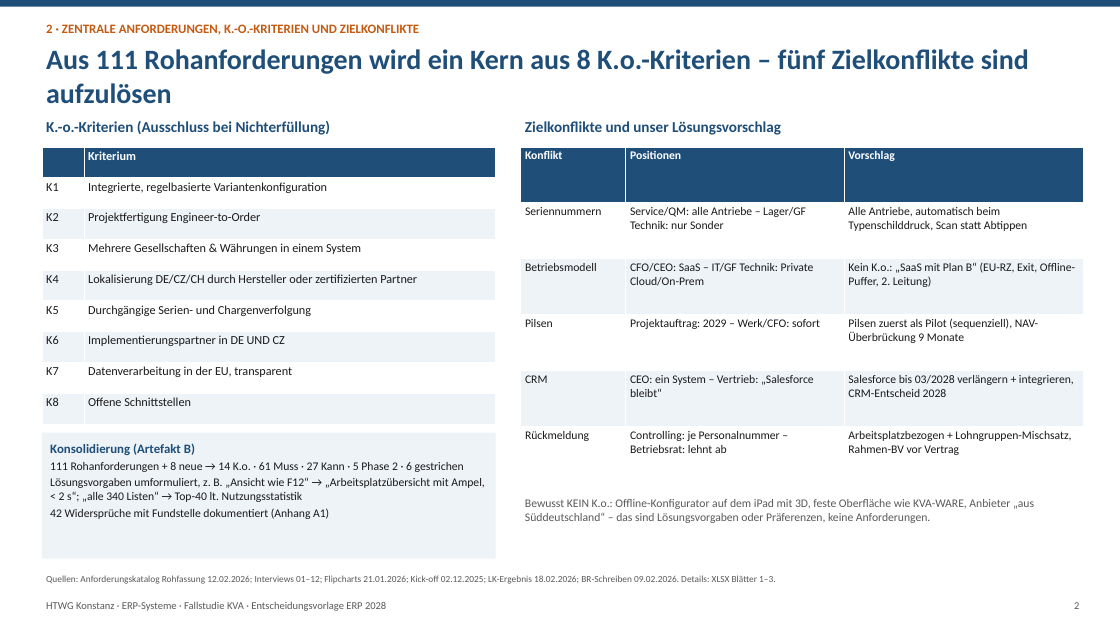
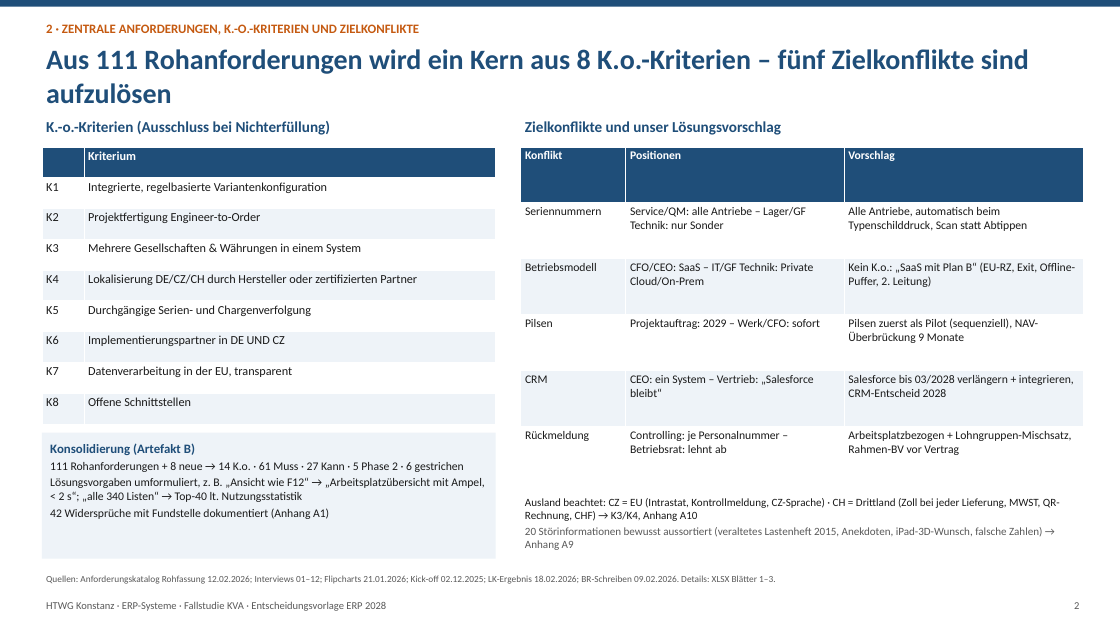
Before and after one commit to Layl10/ERP-Systeme, a slide deck: slide 2 of Abgabe/KVA_ERP2028_Management-Praesentation.pptx. Drawn at 1120x630 pixels with LibreOffice and Linux fonts; fonts in the diff are those of the drawing. Boxes give left, top, right and bottom in pixels: in the first picture for what was removed or moved away, otherwise in the second. Text is boxed around its words. In the diff, an @@ line names an element or a change of style, - is before the commit and + after.

```diff
--- a/Abgabe/KVA_ERP2028_Management-Praesentation.pptx
+++ b/Abgabe/KVA_ERP2028_Management-Praesentation.pptx
@@ text at [525, 498, 1060, 550]: text changed; size 10 to 9.5 pt; text colour #595959 to #1A1A1A @@
-Bewusst KEIN K.o.: Offline-Konfigurator auf dem iPad mit 3D, feste Oberfläche wie KVA-WARE, Anbieter „aus Süddeutschland“ – das sind Lösungsvorgaben oder Präferenzen, keine Anforderungen.
+Ausland beachtet: CZ = EU (Intrastat, Kontrollmeldung, CZ-Sprache) · CH = Drittland (Zoll bei jeder Lieferung, MWST, QR-Rechnung, CHF) → K3/K4, Anhang A10
+20 Störinformationen bewusst aussortiert (veraltetes Lastenheft 2015, Anekdoten, iPad-3D-Wunsch, falsche Zahlen) → Anhang A9
```
Also in this commit, not shown: 5 other slides changed, 4 slides added, 9 other files.
